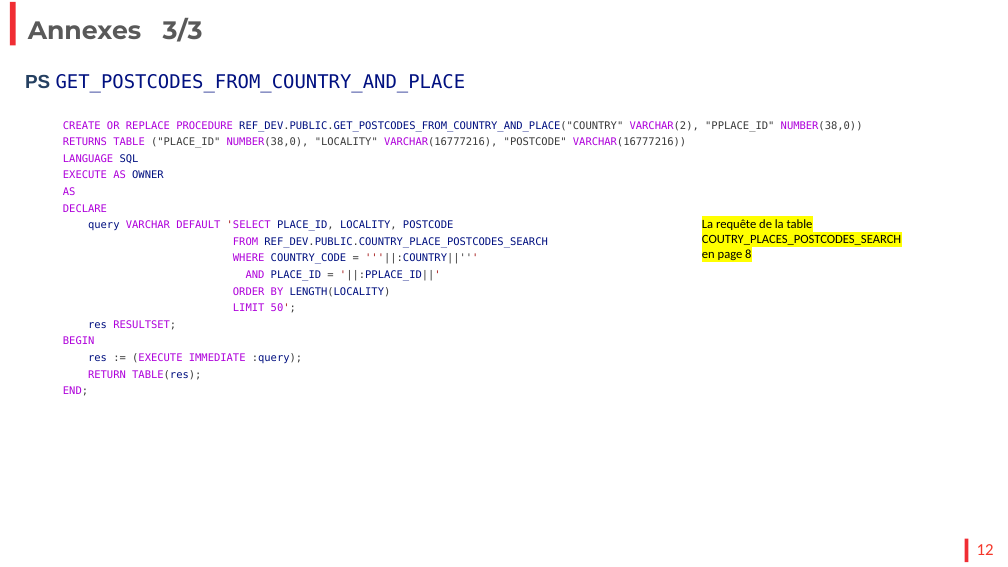
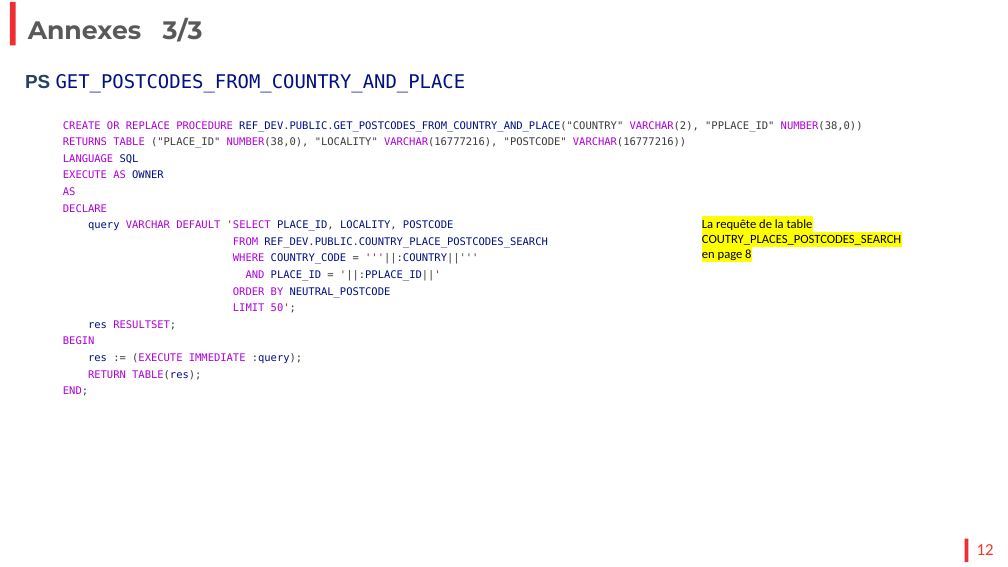
Before and after one commit to PhilippeR-dev/edhec-expert, a slide deck: slide 12 of EDHEC_Referentiel_Geographique.pptx. Drawn at 1008x567 pixels with LibreOffice and Linux fonts; fonts in the diff are those of the drawing; background and template pictures are left out. Boxes give left, top, right and bottom in pixels: in the first picture for what was removed or moved away, otherwise in the second. Text is boxed around its words. In the diff, an @@ line names an element or a change of style, - is before the commit and + after.

```diff
--- a/EDHEC_Referentiel_Geographique.pptx
+++ b/EDHEC_Referentiel_Geographique.pptx
@@ text at (233, 287, 391, 295): text changed @@
-  ORDER BY LENGTH(LOCALITY)
+  ORDER BY NEUTRAL_POSTCODE
```
Also in this commit, not shown: 3 other slides changed, 1 other file.
